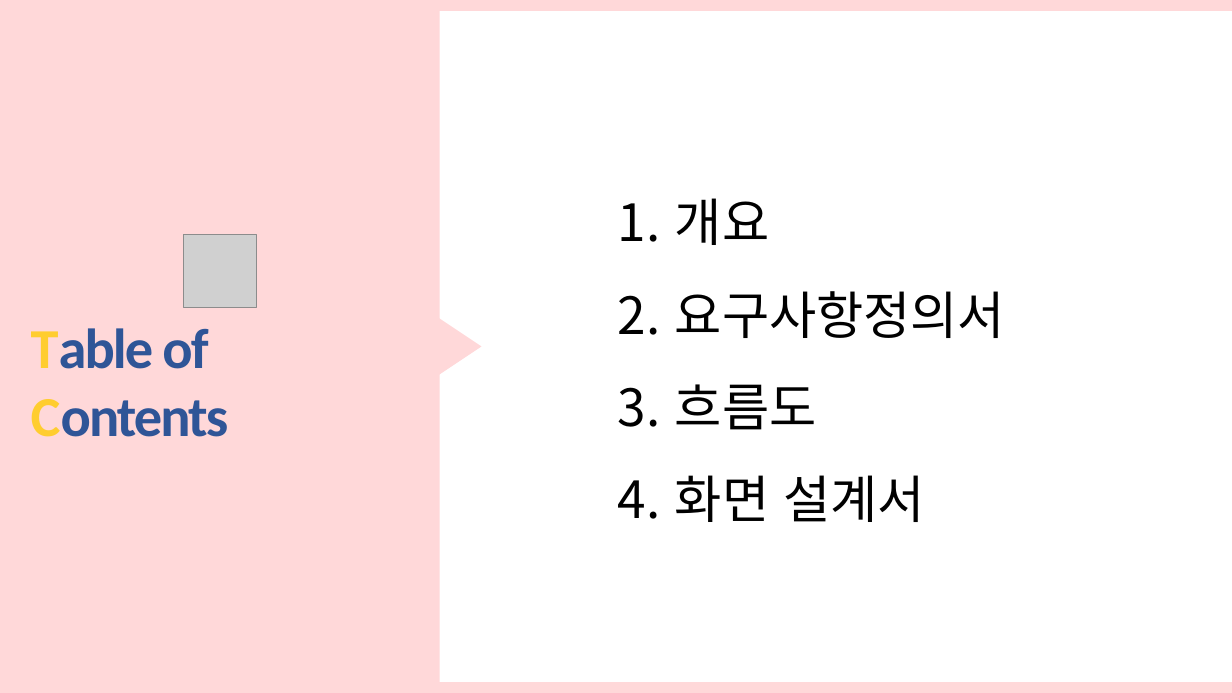
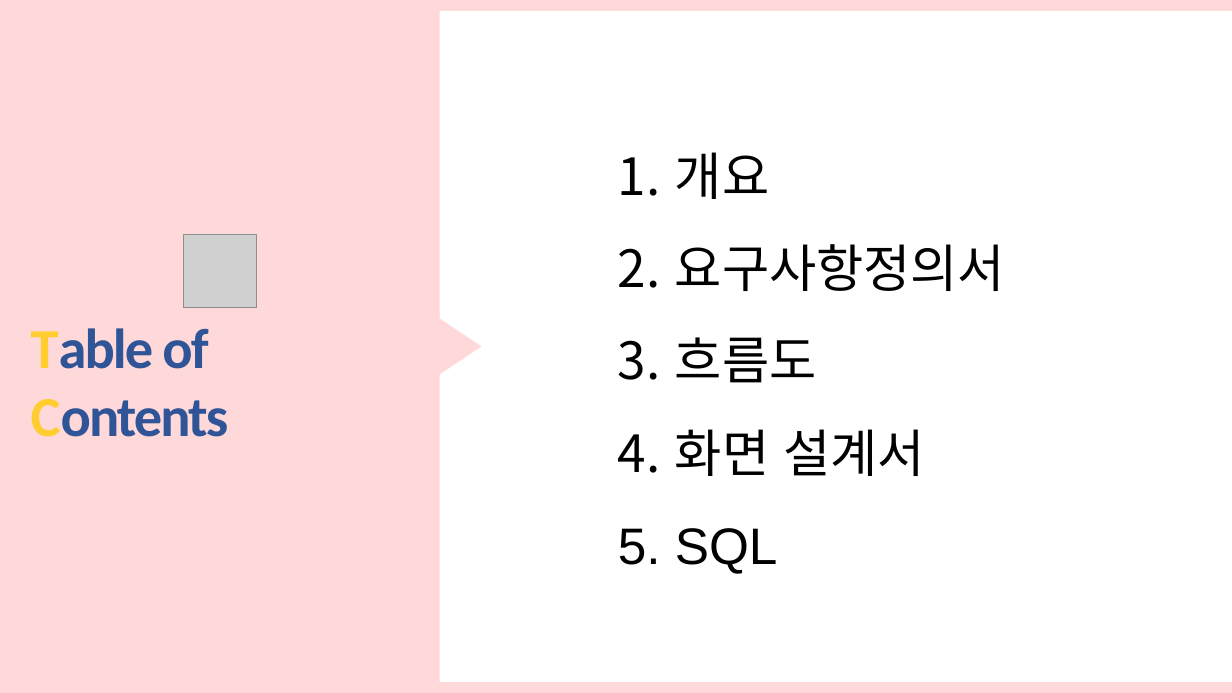
Before and after one commit to hhsw07/ezen-academy-projects, a slide deck: slide 2 of 반려동물관리서비스.pptx. Drawn at 1232x693 pixels with LibreOffice and Linux fonts; fonts in the diff are those of the drawing; grey boxes stand for pictures. Boxes give left, top, right and bottom in pixels: in the first picture for what was removed or moved away, otherwise in the second. Text is boxed around its words. In the diff, an @@ line names an element or a change of style, - is before the commit and + after.

```diff
--- a/반려동물관리서비스.pptx
+++ b/반려동물관리서비스.pptx
@@ text "개요": place and size @@
-text "개요" at <box>675,198,1005,522</box>
+text "개요" at <box>675,152,1005,574</box>
@@ text at <box>675,528,778,574</box>: paragraph added @@
+5. SQL
```
Also in this commit, not shown: 1 other slide changed, 1 slide added.
